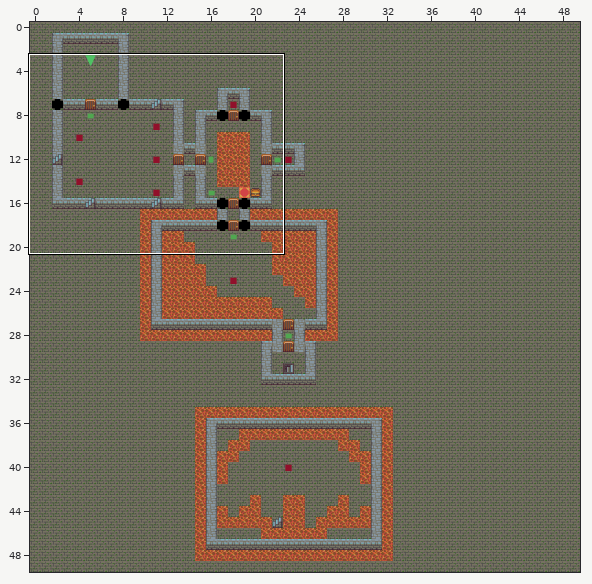
An edit to a level. Tiled map (JSON), assets/map/map.json. The picture above shows the old version from afar; the outline marks the close-up.
Close-up. Before the commit:
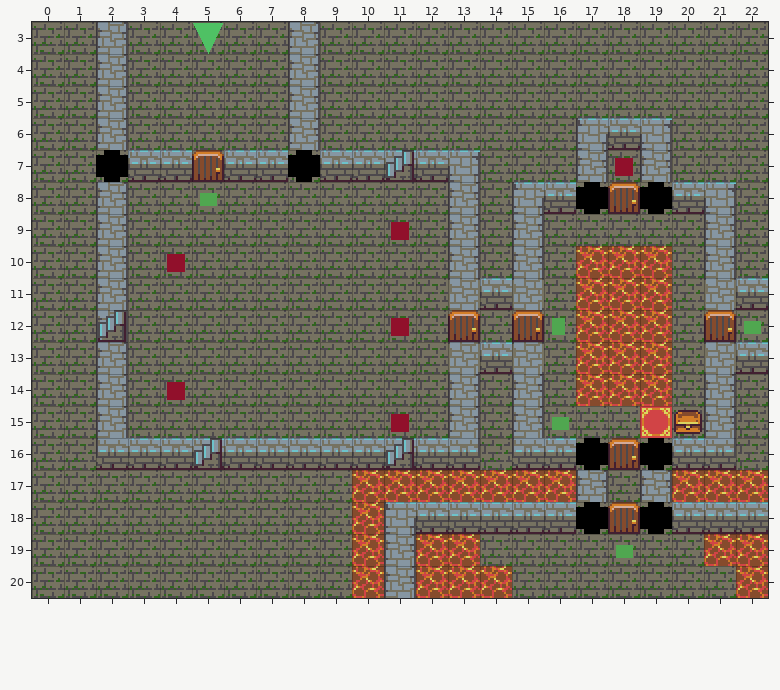
Cells are 32x32 px. Shown: x 0..22, y 3..20. Tiles whose own drawing changed are shown in their newer look in all pictures.
And afterwards:
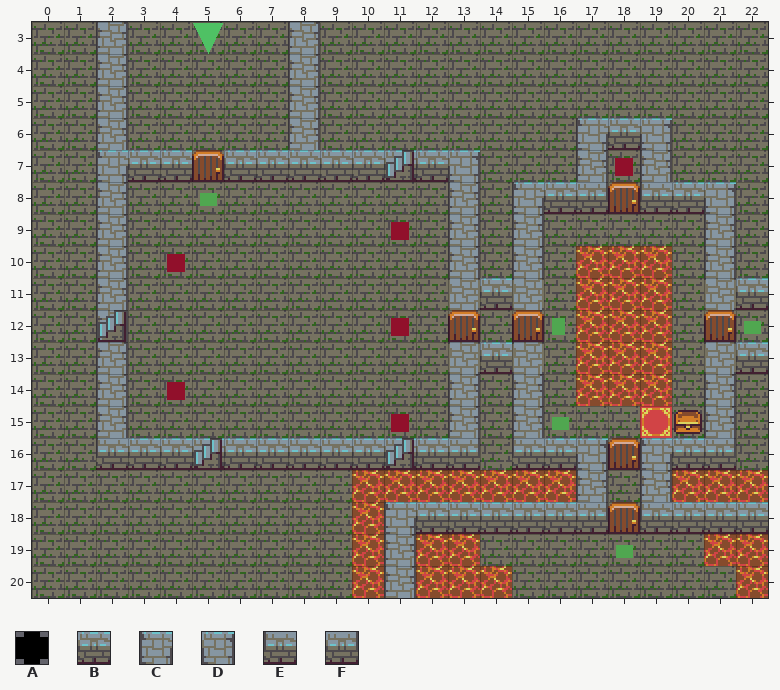
Key: from "Tiles2": A 1, B 2, C 22, D 23, E 42, F 43.
_ is an empty cell, . an unchanged one.
Diff:
--- layer "mid"
@@ x 2..19 @@
- 7 A.....A...........
- 8 ...............A.A
+ 7 C.....B...........
+ 8 ...............F.E
@@ x 17..19 @@
-16 A.A
+16 D.C
@@ x 17..19 @@
-18 A.A
+18 F.E
Where, in picture pixels (left, top, right, bottom), the same in both close-ups:
changed: (96, 150, 128, 182)
changed: (288, 150, 320, 182)
changed: (576, 182, 608, 214)
changed: (640, 182, 672, 214)
changed: (576, 438, 608, 470)
changed: (640, 438, 672, 470)
changed: (576, 502, 608, 534)
changed: (640, 502, 672, 534)
